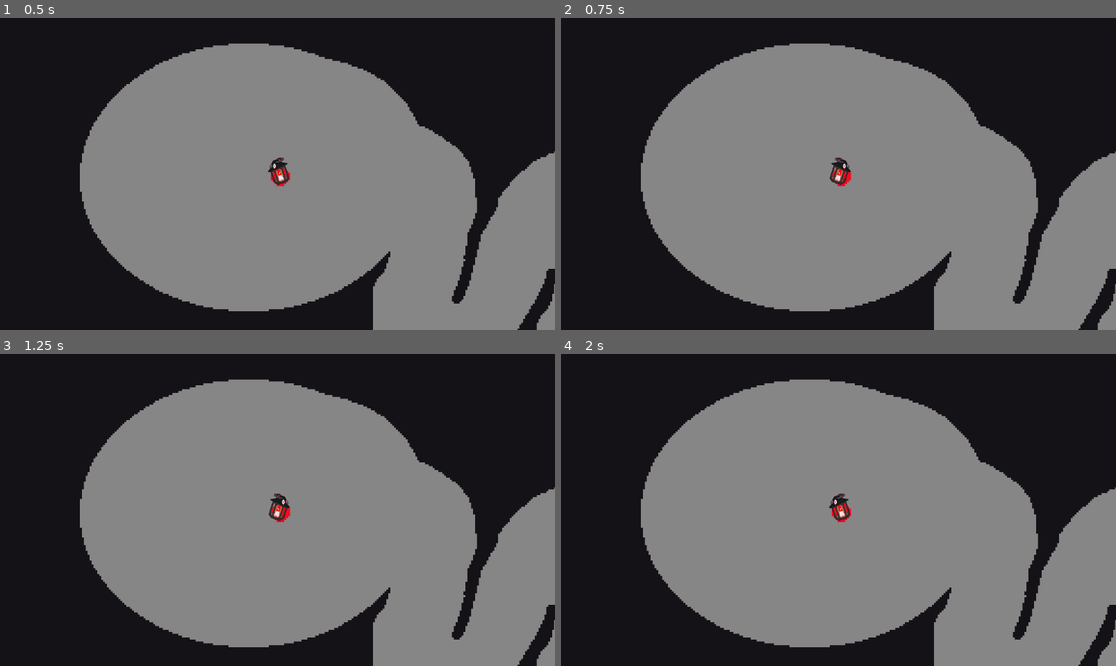
Above: before the commit, frames 1-4 (two rows, left to right).
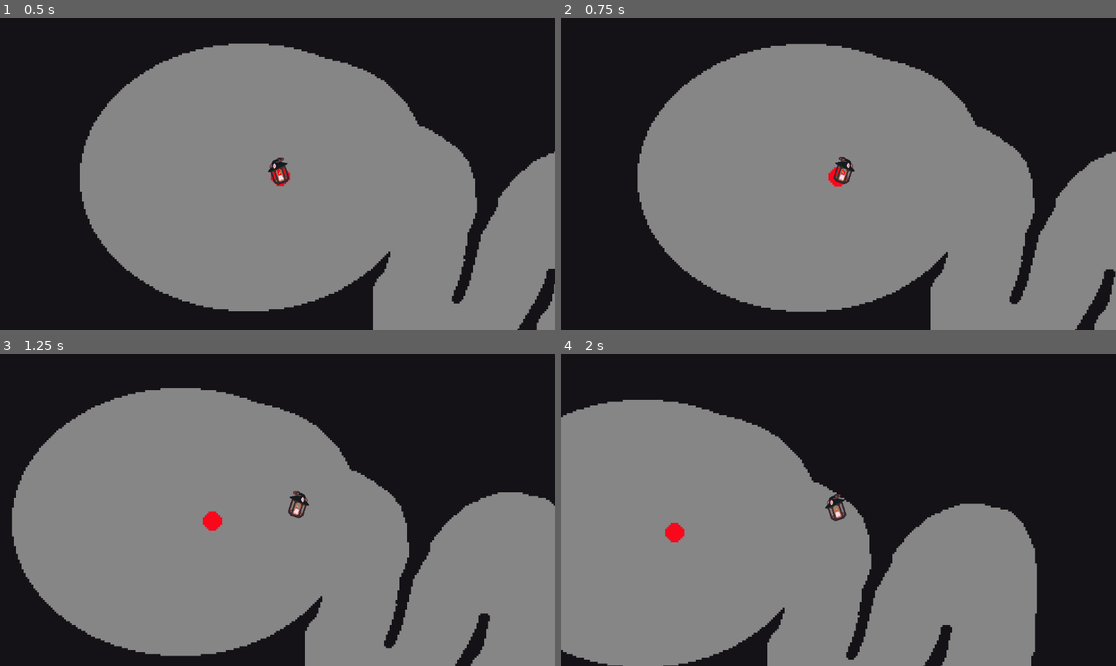
Above: after the commit, the same moments.

Repository: Dcarreon/ps15-jam-wizard-game
Game: Godot game, scene res://scenes/game.tscn
Same seed, same stepped clock (60 frames per second), same inputs: the game is played once before the commit and once after it.
Inputs (mouse positions are in pixels of both pictures, inside the frame that each line leads up to):
- Up to frame 1 (0.5 s): no input
- Up to frame 2 (0.75 s): tap Enter (ui_accept) at 0.5 s; move the mouse to (960, 158) at 0.52 s
- Up to frame 3 (1.25 s): tap Enter (ui_accept) at 0.77 s
- Up to frame 4 (2 s): move the mouse to (727, 525) at 1.27 s; tap Enter (ui_accept) at 1.52 s

Frame 1 is identical in both runs. In frame 2, 2.4% of the frame differs, in the area x 13-100%, y 8-100%; in frame 3, 24%; in frame 4, 43%, in the area x 0-100%, y 8-100%.

Commit message:
fixed typo, player would get stucked in the idle state

Diff:
--- a/scripts/player/player_idle_state.gd
+++ b/scripts/player/player_idle_state.gd
@@ -19,7 +19,7 @@
 func _enter_state() -> void:
 	set_process(true)
 	set_physics_process(true)
-	set_process_input(false)
+	set_process_input(true)
 
 func _exit_state() -> void:
 	set_process(false)
